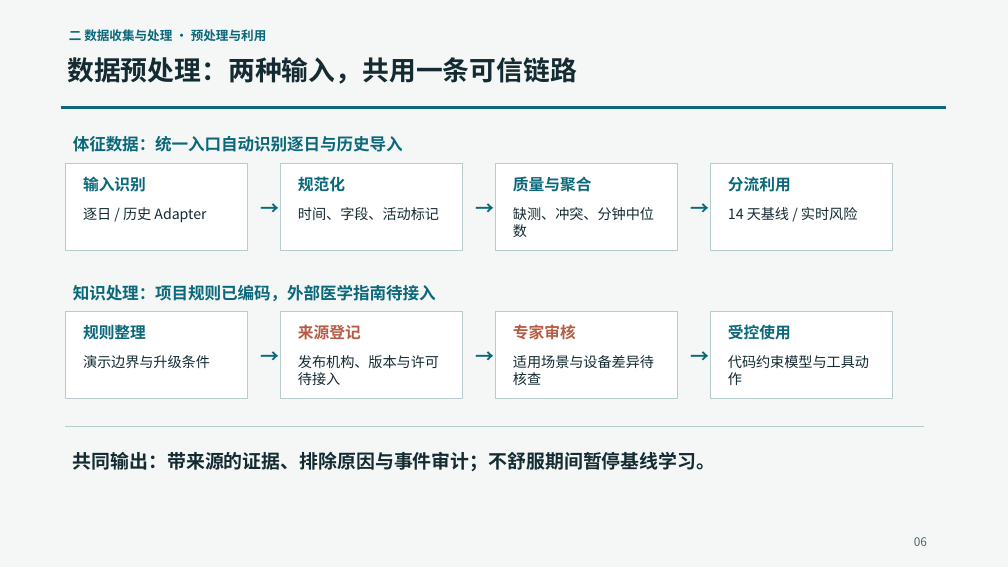
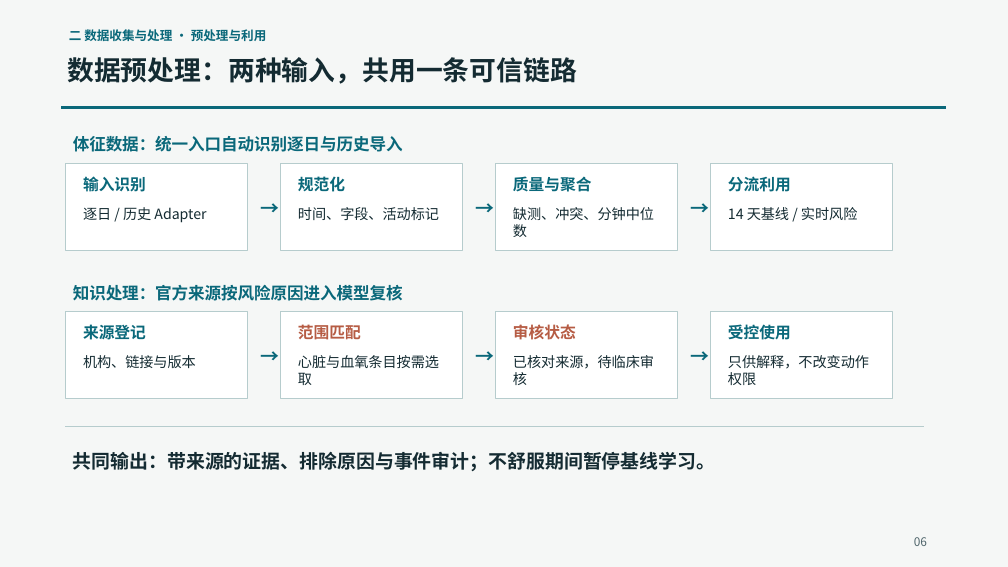
Before and after one commit to liee4/anmai-agent, a slide deck: slide 6 of presentation/output/【医疗-南京邮电大学-宋奕霖-安脉Agent】.pptx. Drawn at 1008x567 pixels with LibreOffice and Linux fonts; fonts in the diff are those of the drawing. Boxes give left, top, right and bottom in pixels: in the first picture for what was removed or moved away, otherwise in the second. Text is boxed around its words. In the diff, an @@ line names an element or a change of style, - is before the commit and + after.

```diff
--- a/presentation/output/【医疗-南京邮电大学-宋奕霖-安脉Agent】.pptx
+++ b/presentation/output/【医疗-南京邮电大学-宋奕霖-安脉Agent】.pptx
@@ text at [73,285,403,301]: text changed @@
-知识处理：项目规则已编码，外部医学指南待接入
+知识处理：官方来源按风险原因进入模型复核
@@ text at [83,324,146,340]: text changed @@
-规则整理
+来源登记
@@ text at [298,324,361,340]: text changed @@
-来源登记
+范围匹配
@@ text at [513,324,576,340]: text changed @@
-专家审核
+审核状态
@@ text at [83,355,196,368]: text changed @@
-演示边界与升级条件
+机构、链接与版本
@@ text at [298,355,439,385]: text changed @@
-发布机构、版本与许可待接入
+心脏与血氧条目按需选取
@@ text at [513,355,654,385]: text changed @@
-适用场景与设备差异待核查
+已核对来源，待临床审核
@@ text at [728,355,869,385]: text changed @@
-代码约束模型与工具动作
+只供解释，不改变动作权限
```
Also in this commit, not shown: 7 other slides changed, 7 other files.
